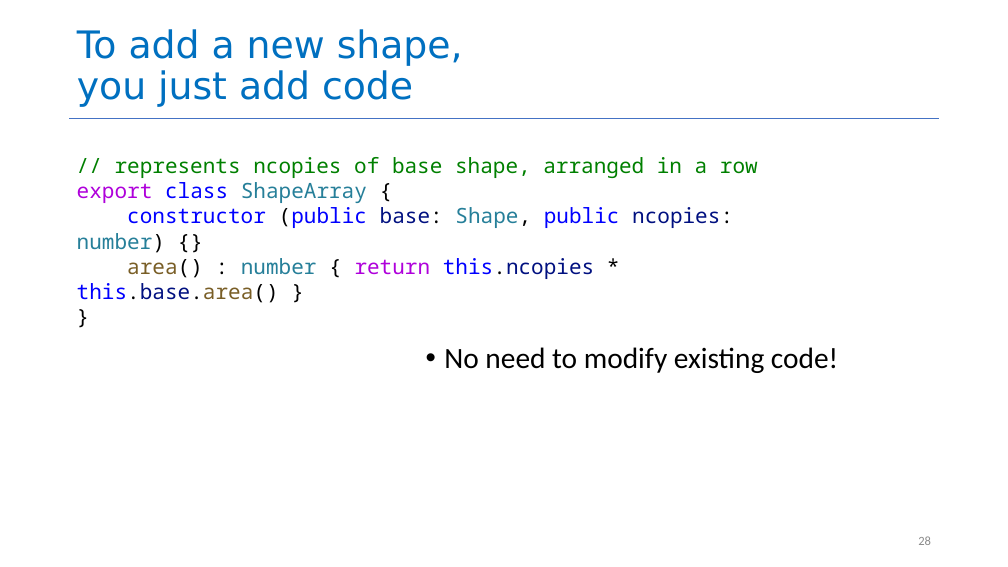
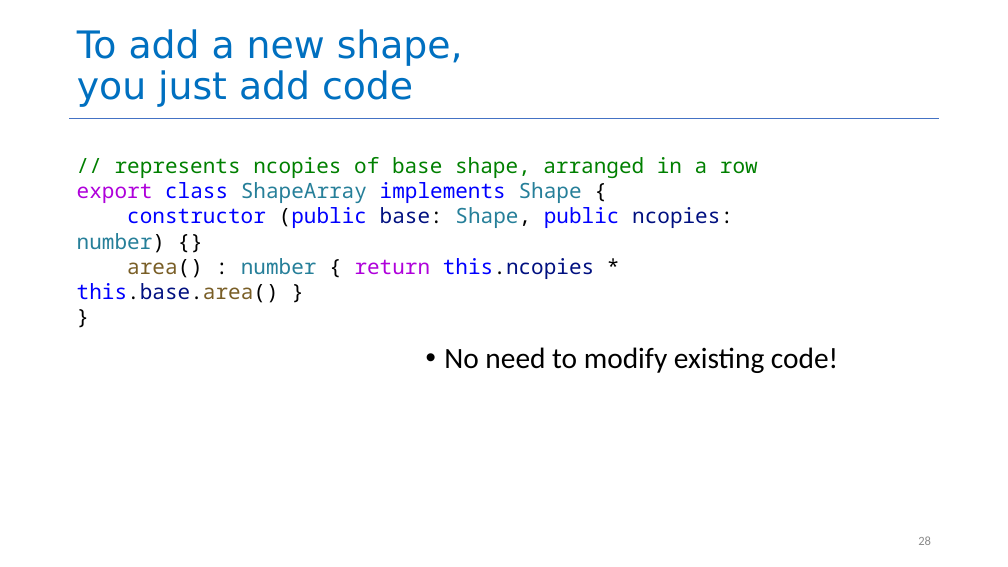
Before and after one commit to neu-se/CS4530-Spring-2022, a slide deck: slide 28 of Slides/Lesson 1.3 Object-Oriented Principles.pptx. Drawn at 1008x567 pixels with LibreOffice and Linux fonts; fonts in the diff are those of the drawing. Boxes give left, top, right and bottom in pixels: in the first picture for what was removed or moved away, otherwise in the second. Text is boxed around its words. In the diff, an @@ line names an element or a change of style, - is before the commit and + after.

Commit message:
fixed omitted 'implements Shape' L1.3/26,28

```diff
--- a/Slides/Lesson 1.3 Object-Oriented Principles.pptx
+++ b/Slides/Lesson 1.3 Object-Oriented Principles.pptx
@@ text at box(77, 182, 582, 203): text changed; text colour #267F99 to #0000FF @@
-export class ShapeArray {
+export class ShapeArray implements Shape {
```
Also in this commit, not shown: 2 other slides changed.
